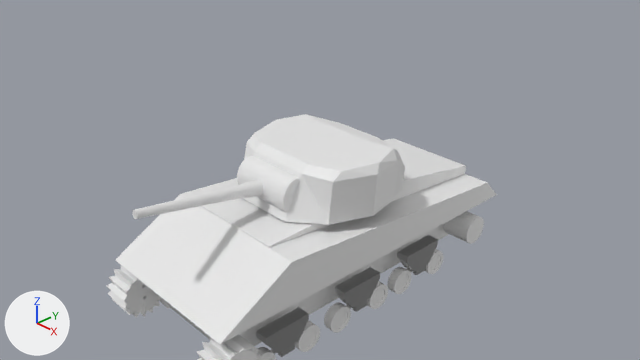
The Blender file MA4/m4a.blend: old version first, new version second.
One viewpoint serves both versions: the file's camera 'Camera'. Arrows for +X, +Y and +Z are at lower left; the lights stay in place.

The older version as bpy lines, for what is in view:
```python
me_cube_002 = bpy.data.meshes.new('Cube.002')
me_cube_002.from_pydata(...)  # 54 vertices, 52 faces; spans x -1.25..1.27, y -1.23..1.11, z -0.38..0.43
me_cylinder = bpy.data.meshes.new('Cylinder')
me_cylinder.from_pydata(...)  # 196 vertices, 100 faces; spans x -0.98..0.98, y -0.98..0.98, z -1.0..1.0
me_cylinder_005 = bpy.data.meshes.new('Cylinder.005')
me_cylinder_005.from_pydata(...)  # a 32-sided cylinder along z spanning x -1.0..1.0, y -1.0..1.0, z -1.0..1.0
ob_cube = bpy.data.objects.new('Cube', me_cube_002)
ob_cube.location = (0.08, 0.52, 0.55)
ob_frontleftwheel = bpy.data.objects.new('frontLeftWheel', me_cylinder)
ob_frontleftwheel.location = (1.21, -2.31, -1.15)
ob_frontleftwheel.rotation_euler = (0.0, 1.576, 0.0)  # degrees (0, 90, 0)
ob_frontleftwheel.scale = (0.384, 0.384, 0.279)
ob_gunbase = bpy.data.objects.new('GunBase', me_cylinder_005)
ob_gunbase.location = (0.00759, -0.476, 0.504)
ob_gunbase.rotation_euler = (1.571, 1.723, 1.571)  # degrees (90, 99, 90)
ob_gunbase.scale = (0.29, 0.245, 0.555)
# also in view: 'trackRollerDamp.002' at (1.18, 1.77, -1.39); 'leftBackRoller' at (1.22, 3.0, -1.09); 'trackRollerDamp.001' at (1.18, 0.28, -1.39); 'body' at (0.02, 0.59, -0.64); 'trackRollerDamp' at (1.18, -1.28, -1.39)
```
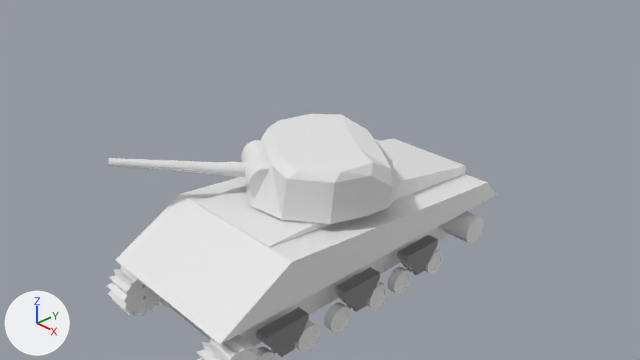
Location of each change, [x1, y1, x2, y2] in pixels of the pictures (640 x 360 px):
'Cube', turned: before [243, 114, 405, 225]; after [243, 114, 398, 224]
'pipe', turned, moved: before [132, 180, 263, 219]; after [108, 158, 247, 177]
'GunBase', turned, moved: before [237, 156, 300, 213]; after [241, 140, 269, 199]

Diff of the bpy script that builds the scene:
```diff
--- a/MA4/m4a.blend.py
+++ b/MA4/m4a.blend.py
@@ ob_gunbase @@
 ob_gunbase = bpy.data.objects.new('GunBase', me_cylinder_005)
+ob_gunbase.parent = ob_cube
+ob_gunbase.matrix_parent_inverse = Matrix(((1.0, 0.0, 0.0, -0.0764), (0.0, 1.0, 0.0, -0.521), (0.0, 0.0, 1.0, -0.551), (0.0, 0.0, 0.0, 1.0)))
 ob_gunbase.location = (0.00759, -0.476, 0.504)
@@ ob_cube @@
 ob_cube.location = (0.08, 0.52, 0.55)
+ob_cube.rotation_euler = (0.0, 0.0, -0.555)  # degrees (0, 0, -32)
```
